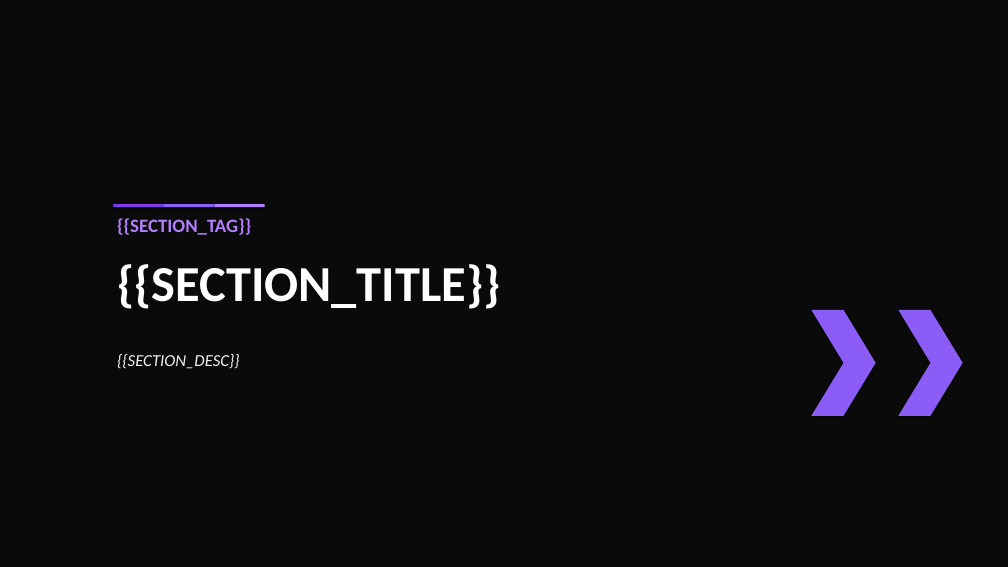
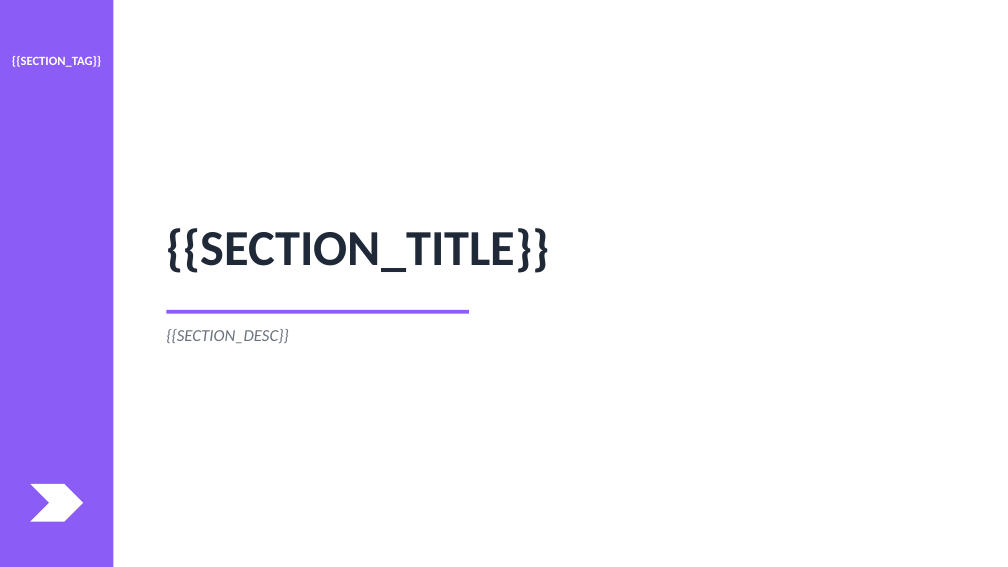
Before and after one commit to twan507/claude-project, a slide deck: slide 6 of template_agent/TEMPLATE_FINEXT.pptx. Drawn at 1008x567 pixels with LibreOffice and Linux fonts; fonts in the diff are those of the drawing. Boxes give left, top, right and bottom in pixels: in the first picture for what was removed or moved away, otherwise in the second. Text is boxed around its words. In the diff, an @@ line names an element or a change of style, - is before the commit and + after.

```diff
--- a/template_agent/TEMPLATE_FINEXT.pptx
+++ b/template_agent/TEMPLATE_FINEXT.pptx
@@ rectangle: place and size @@
-rectangle at (0, 0, 1008, 567)
+rectangle at (0, 0, 113, 567)
@@ rectangle at (0, 0, 113, 567): fill #0A0A0A to #8B5CF6; shadow off @@
@@ text "{{SECTION_TAG}}": place and size @@
-text "{{SECTION_TAG}}" at (117, 218, 251, 235)
+text "{{SECTION_TAG}}" at (12, 56, 101, 67)
@@ text "{{SECTION_TAG}}" at (12, 56, 101, 67): size 18 to 12 pt, text colour #B47EFF to #FFFFFF; alignment left to centre; vertical alignment top to middle @@
@@ rectangle removed at (113, 204, 164, 207) @@
@@ text "{{SECTION_TITLE}}": place and size @@
-text "{{SECTION_TITLE}}" at (117, 264, 500, 309)
+text "{{SECTION_TITLE}}" at (166, 228, 549, 273)
@@ text "{{SECTION_TITLE}}" at (166, 228, 549, 273): text colour #FFFFFF to #1F2937; vertical alignment top to middle @@
@@ rectangle removed at (214, 204, 265, 207) @@
@@ text "{{SECTION_DESC}}": place and size @@
-text "{{SECTION_DESC}}" at (117, 354, 240, 369)
+text "{{SECTION_DESC}}" at (166, 329, 289, 343)
@@ text "{{SECTION_DESC}}" at (166, 329, 289, 343): text colour #F0F0F0 to #6B7280 @@
@@ rectangle: place and size @@
-rectangle at (164, 204, 215, 207)
+rectangle at (166, 310, 469, 314)
@@ rectangle at (166, 310, 469, 314): shadow off @@
@@ chevron removed at (811, 310, 876, 416) @@
@@ chevron: place and size @@
-chevron at (898, 310, 963, 416)
+chevron at (30, 484, 83, 522)
@@ chevron at (30, 484, 83, 522): fill #8B5CF6 to #FFFFFF; shadow off @@
```
Also in this commit, not shown: 26 other slides changed, 1 other file.
